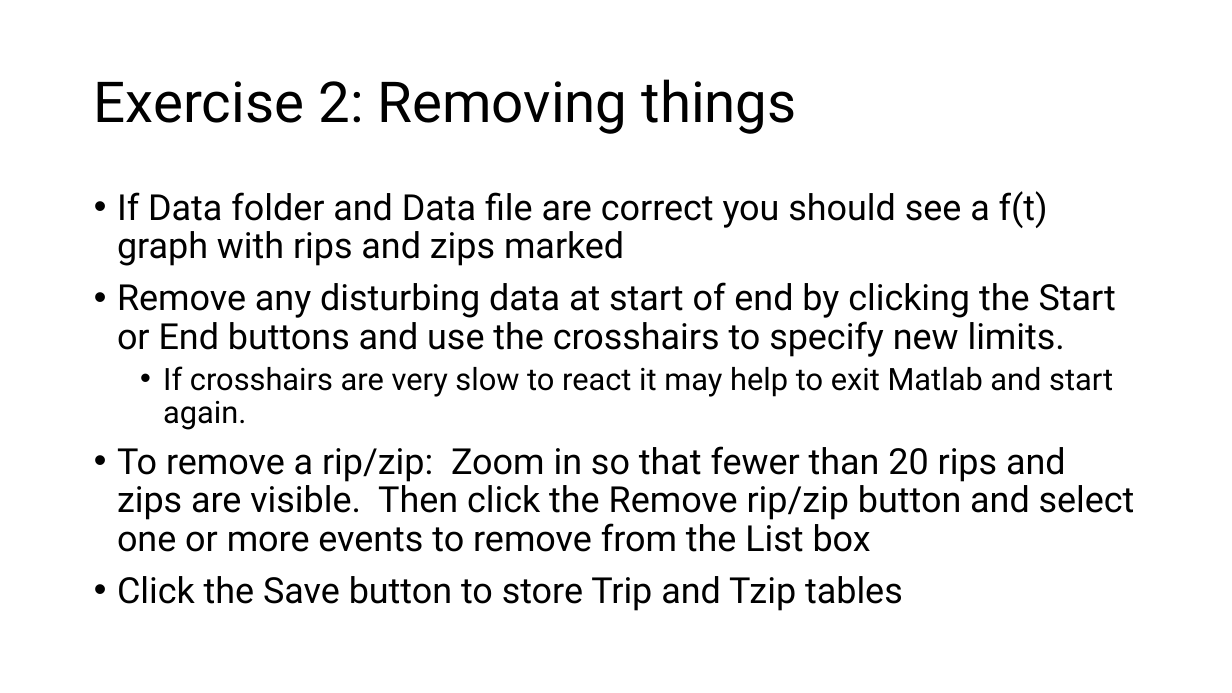
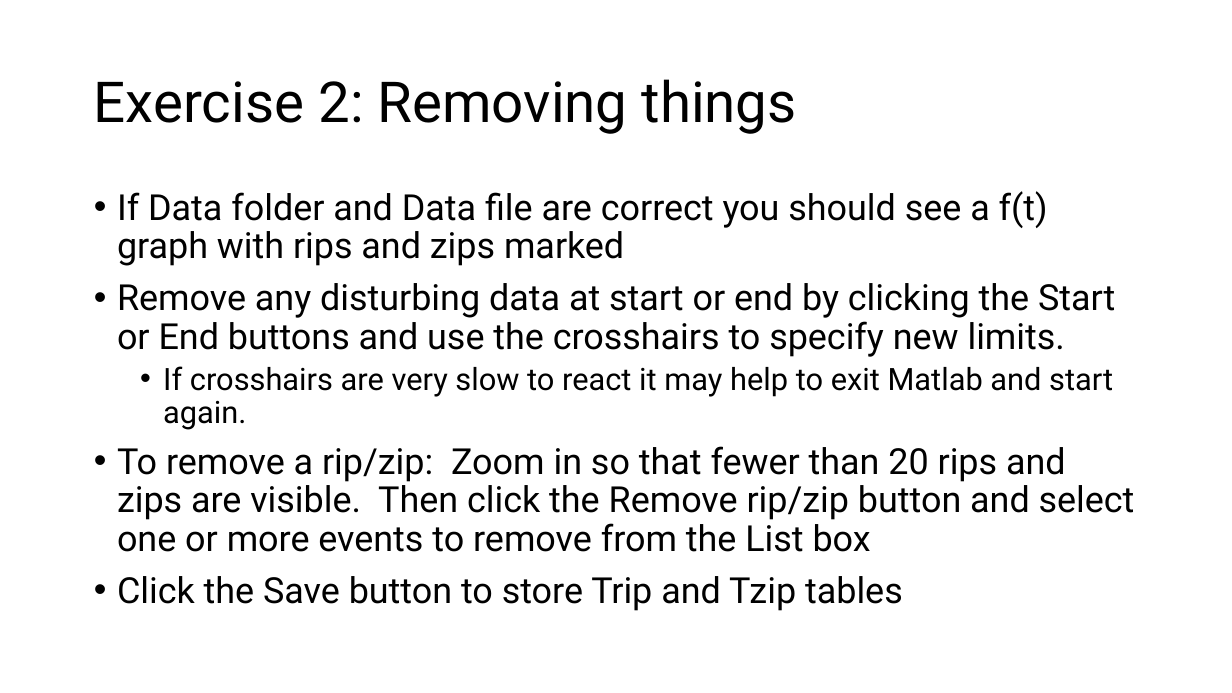
Before and after one commit to are-mj/OpticalTweezers, a slide deck: slide 14 of Summer school 2024/Exercises.pptx. Drawn at 1232x693 pixels with LibreOffice and Linux fonts; fonts in the diff are those of the drawing. Boxes give left, top, right and bottom in pixels: in the first picture for what was removed or moved away, otherwise in the second. Text is boxed around its words. In the diff, an @@ line names an element or a change of style, - is before the commit and + after.

```diff
--- a/Summer school 2024/Exercises.pptx
+++ b/Summer school 2024/Exercises.pptx
@@ text at (x1=117, y1=283, x2=1115, y2=357): text changed @@
-• Remove any disturbing data at start of end by clicking the Start or End buttons and use the crosshairs to specify new limits.
+• Remove any disturbing data at start or end by clicking the Start or End buttons and use the crosshairs to specify new limits.
```
Also in this commit, not shown: 9 other slides changed, 2 slides added.
